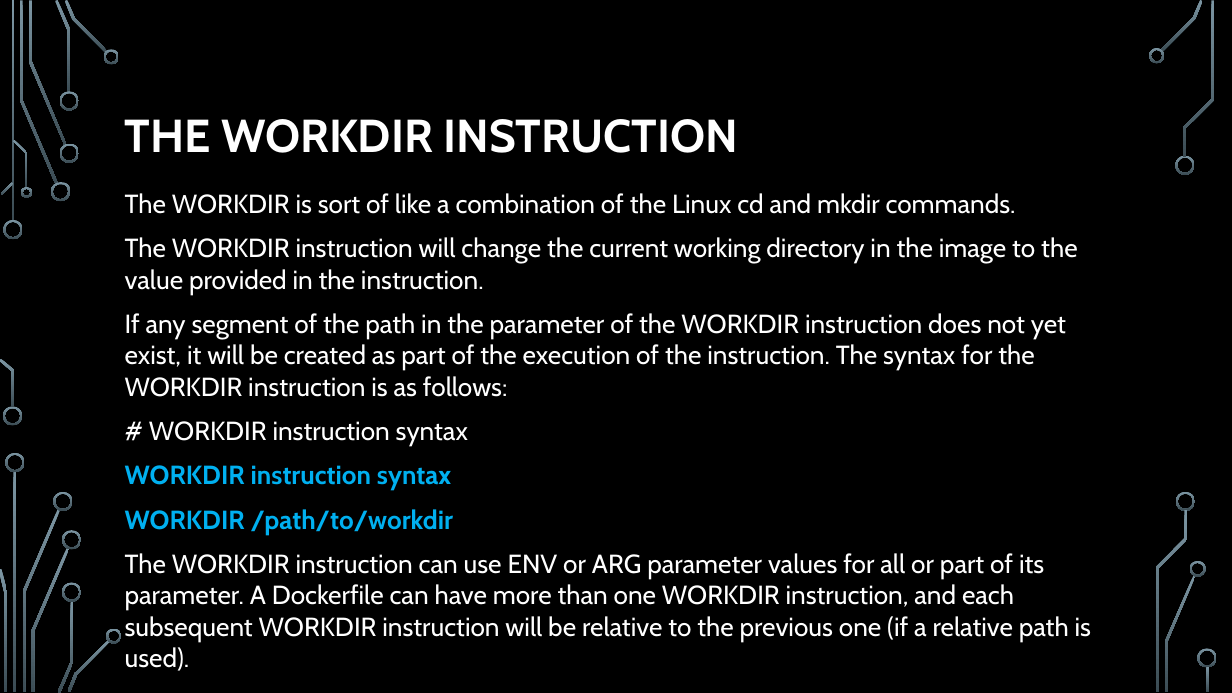
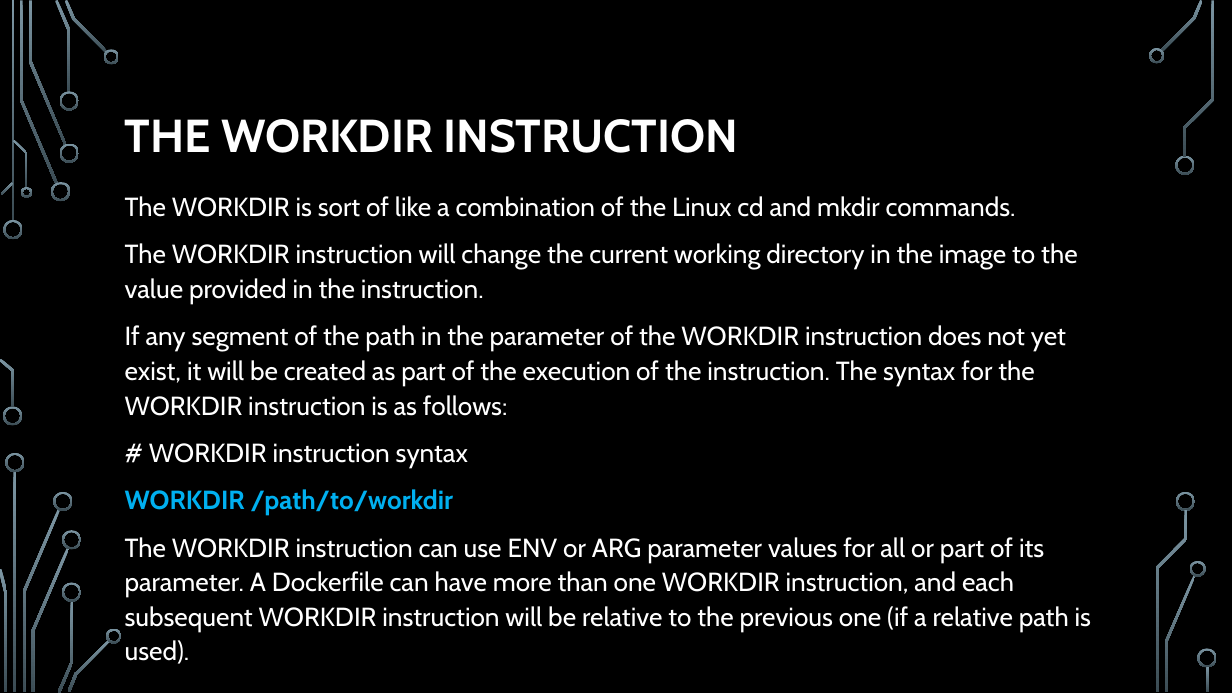
Before and after one commit to EarlWaud/LiveDockerTraining, a slide deck: slide 30 of Chapter 03 - Creating Docker Images.pptx. Drawn at 1232x693 pixels with LibreOffice and Linux fonts; fonts in the diff are those of the drawing; background and template pictures are left out. Boxes give left, top, right and bottom in pixels: in the first picture for what was removed or moved away, otherwise in the second. Text is boxed around its words. In the diff, an @@ line names an element or a change of style, - is before the commit and + after.

```diff
--- a/Chapter 03 - Creating Docker Images.pptx
+++ b/Chapter 03 - Creating Docker Images.pptx
@@ text "The WORKDIR is sort of ..." at <box>125,196,1091,664</box>: line spacing 1 to 1.1 @@
@@ text at <box>125,465,451,491</box>: paragraph removed @@
-WORKDIR instruction syntax
```
Also in this commit, not shown: 2 other slides changed, 1 slide added.
